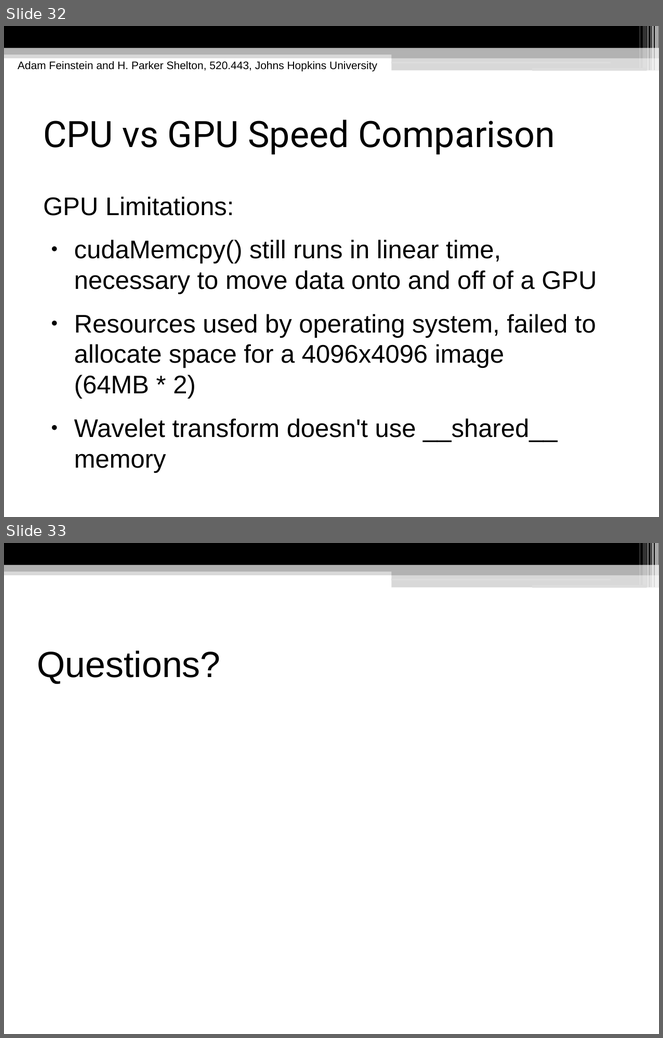
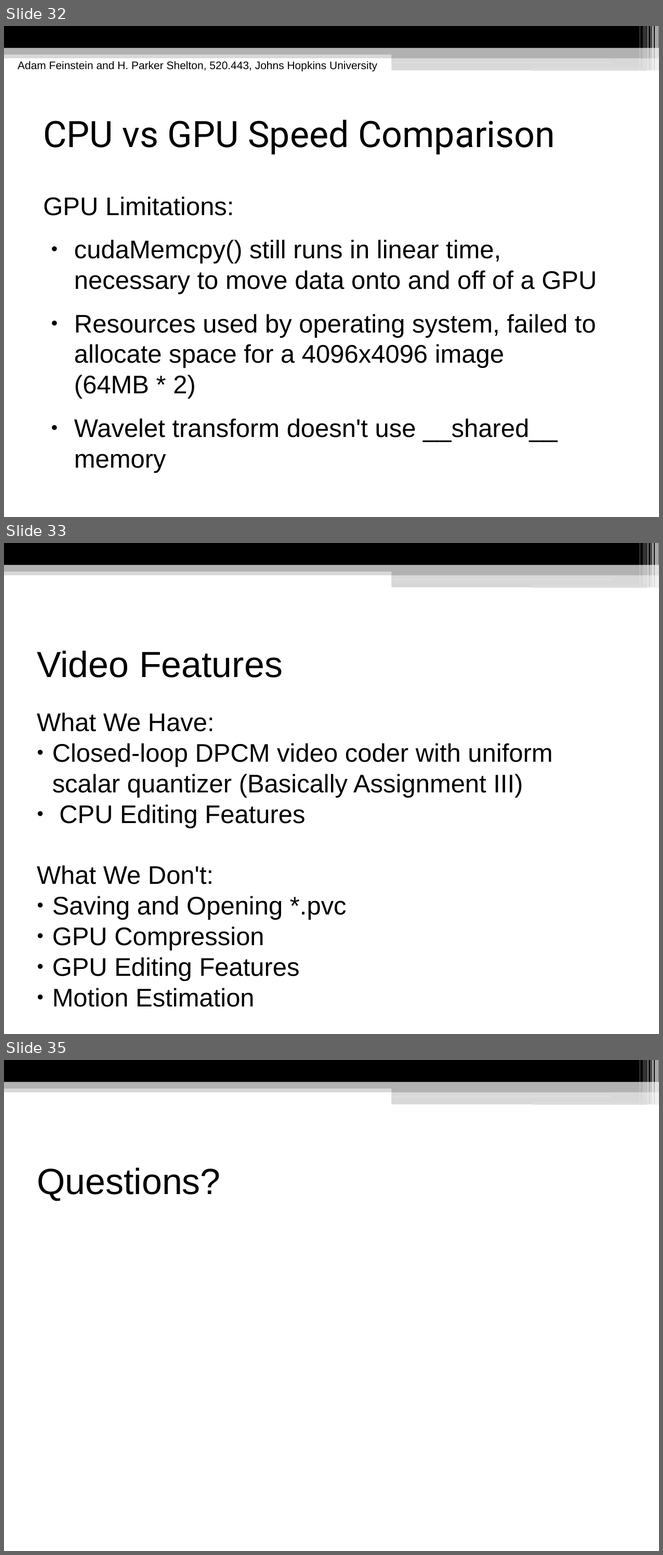
Before and after one commit to hpshelton/multimedia, a slide deck: docs/Multimedia Presentation.odp. Shown one above the other, each under a label of ours: slides 32 and 33 before the commit, slides 32, 33 and 35 after it; the slides between them are not shown. The pictures are 663x1038 and 663x1555 pixels, drawn with LibreOffice and Linux fonts; fonts in the diff are those of the drawing. Boxes give left, top, right and bottom in pixels: in the first picture for what was removed or moved away, otherwise in the second. Text is boxed around its words. In the diff, an @@ line names an element or a change of style, - is before the commit and + after.

Commit message:
got compression preview for video working, compression by extension. still no motion estimation
updated presentation materials

```diff
--- a/docs/Multimedia Presentation.odp
+++ b/docs/Multimedia Presentation.odp
@@ slide 33 added at (4,543,659,1034), background #FFFFFF; not listed: 13 template elements that a slide beside it also shows @@
@@ title added at (37,651,283,678), 40 pt, text #000000 @@
+Video Features
@@ subtitle added at (37,713,553,1007), 28 pt, text #000000 @@
+What We Have:
+● Closed-loop DPCM video coder with uniform scalar quantizer (Basically Assignment III)
+● CPU Editing Features
+What We Don't:
+● Saving and Opening *.pvc
+● GPU Compression
+● GPU Editing Features
+● Motion Estimation
@@ what was slide 33 is now slide 35 @@
```
Also in this commit, not shown: 2 slides changed, 1 other slide added, 5 other files.
